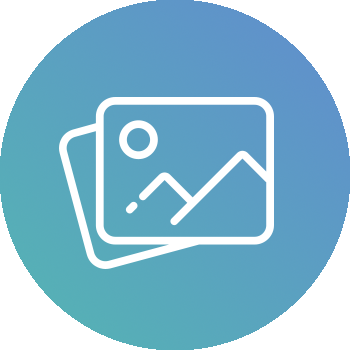
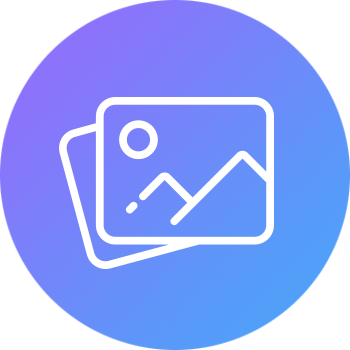
Revision of a layered 350×350 image; what changed, layer by layer:
added layer "Layer 1" above "Ellipse 1" over <box>0,0,350,350</box>
hid "Ellipse 1", painted on it over <box>0,0,350,350</box>
